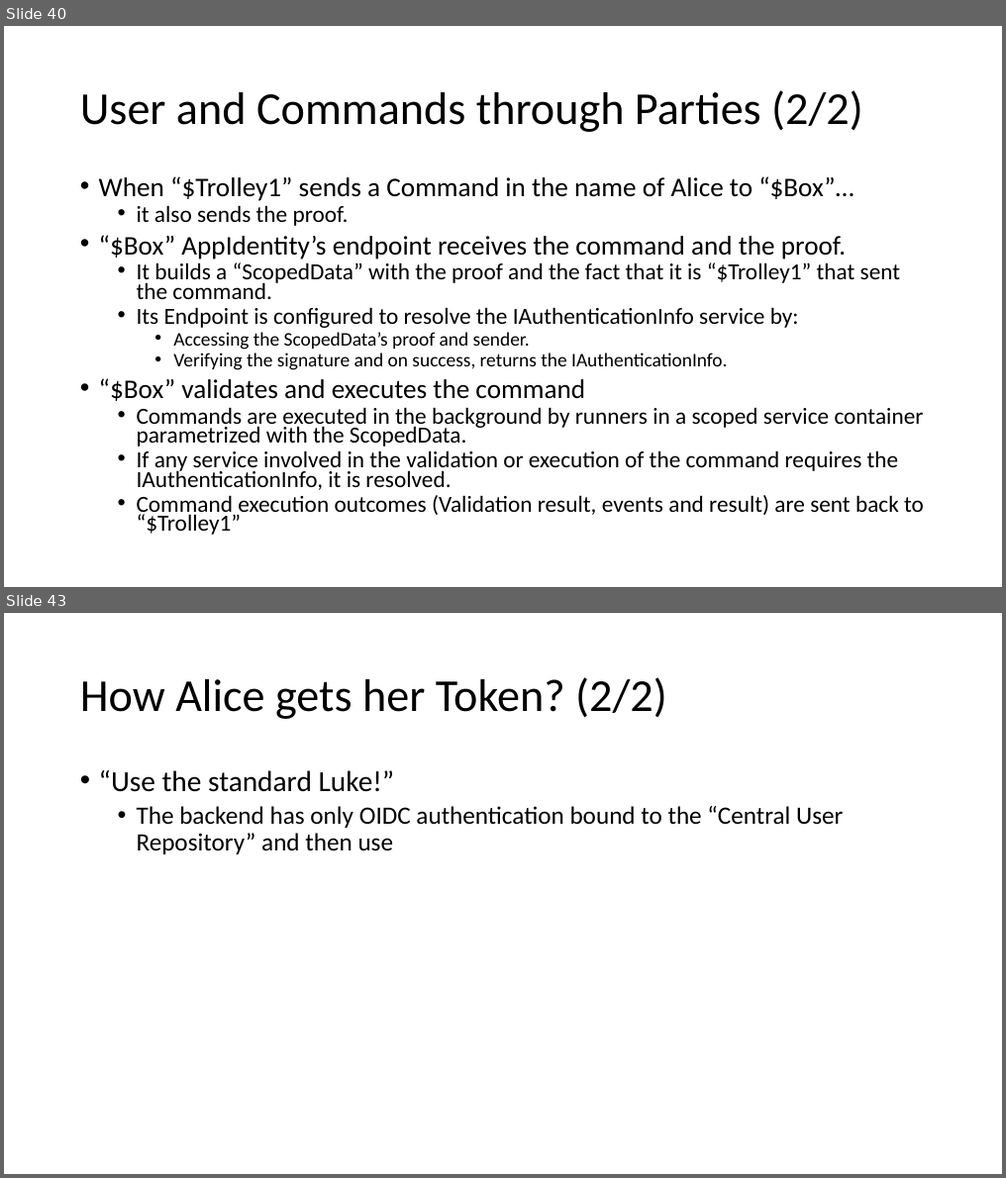
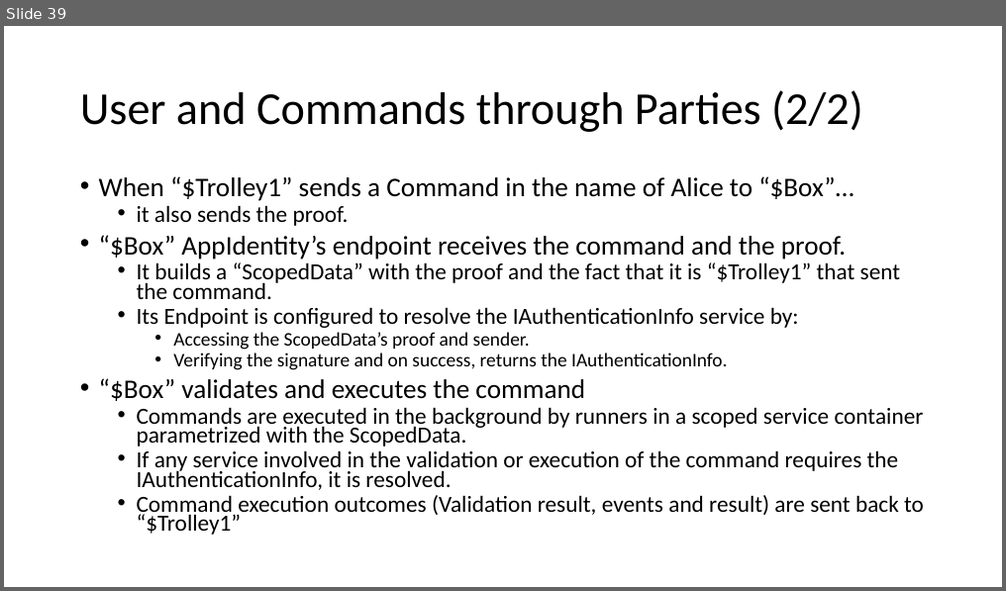
Before and after one commit to signature-opensource/CK-AppIdentity-Transport, a slide deck: Doc/CK-AppIdentity.pptx. Shown one above the other, each under a label of ours: slides 40 and 43 before the commit, slide 39 after it; the slides between them are not shown. The pictures are 1006x1178 and 1006x591 pixels, drawn with LibreOffice and Linux fonts; fonts in the diff are those of the drawing. Boxes give left, top, right and bottom in pixels: in the first picture for what was removed or moved away, otherwise in the second. Text is boxed around its words. In the diff, an @@ line names an element or a change of style, - is before the commit and + after.

```diff
--- a/Doc/CK-AppIdentity.pptx
+++ b/Doc/CK-AppIdentity.pptx
@@ slide 43 removed at [4, 613, 1002, 1174], background #FFFFFF @@
@@ title removed at [80, 677, 667, 719] @@
-How Alice gets her Token? (2/2)
@@ text removed at [99, 770, 843, 855] @@
-• “Use the standard Luke!”
-  • The backend has only OIDC authentication bound to the “Central User Repository” and then use
@@ what was slide 40 is now slide 39 @@
```
Also in this commit, not shown: 11 slides changed, 2 slides added, 8 other slides removed, 20 other files.
